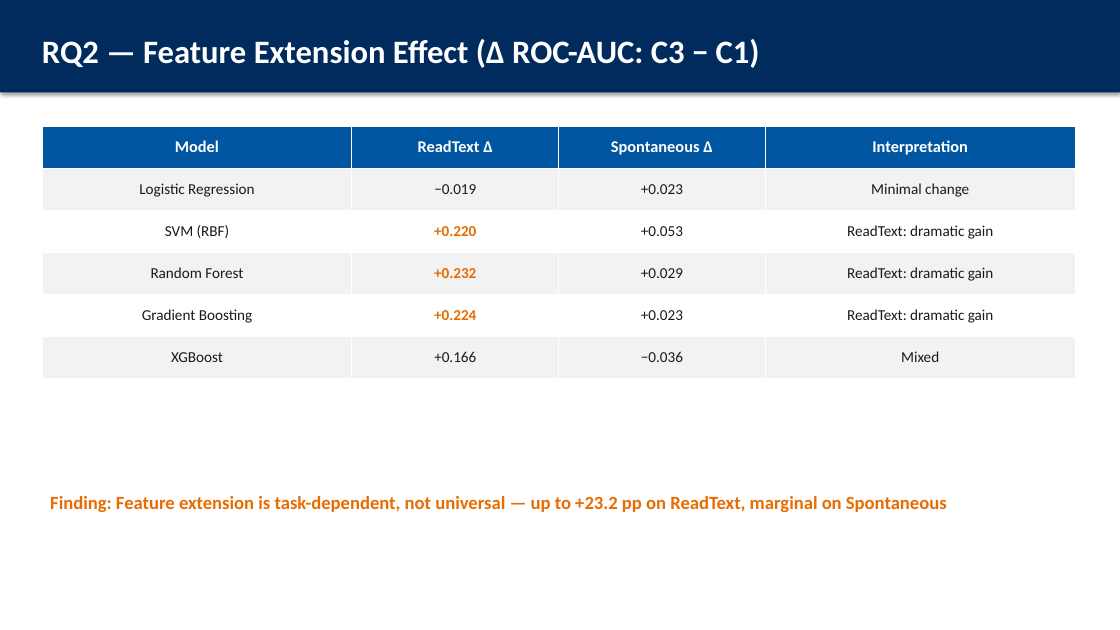
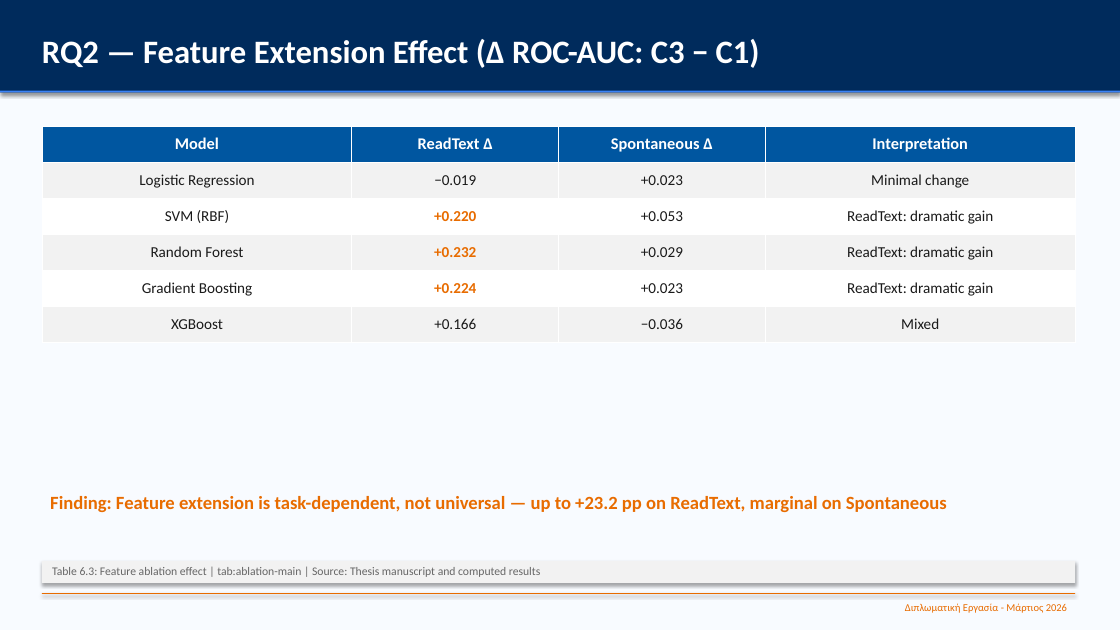
Before and after one commit to christos97/parkinsons-voice-classification, a slide deck: slide 19 of outputs/thesis_defense_presentation.pptx. Drawn at 1120x630 pixels with LibreOffice and Linux fonts; fonts in the diff are those of the drawing. Boxes give left, top, right and bottom in pixels: in the first picture for what was removed or moved away, otherwise in the second. Text is boxed around its words. In the diff, an @@ line names an element or a change of style, - is before the commit and + after.

```diff
--- a/outputs/thesis_defense_presentation.pptx
+++ b/outputs/thesis_defense_presentation.pptx
@@ background #FFFFFF to #F8FBFF @@
@@ rectangle added at (0,91,1120,92), fill #3B82F6 @@
@@ table: place and size @@
-table at (42,126,1075,378)
+table at (42,126,1075,343)
@@ rectangle added at (42,561,1075,583), fill #F2F2F2, 10 pt, text #666666 @@
+Table 6.3: Feature ablation effect | tab:ablation-main | Source: Thesis manuscript and computed results
@@ rectangle added at (42,593,1075,594), fill #E86C00 @@
@@ text added at (905,603,1067,613), 9 pt, text #E86C00 @@
+Διπλωματική Εργασία - Μάρτιος 2026
```
Also in this commit, not shown: 29 other slides changed, 48 other files.
